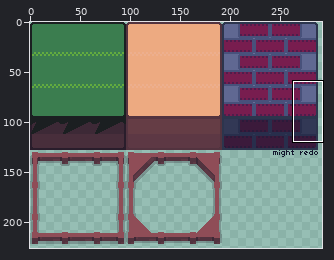
Edited in one commit: sprite sheet (Assets/Sprites/Tileset.png). Above: a wide view before the commit, with the close-up outlined.
Close-up. First the earlier version:
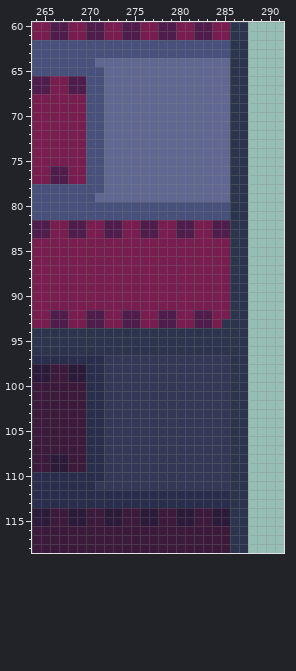
The file is 384x256 pixels. Colours within 5 levels of each other are drawn and written as one. Shown: x 264..291, y 60..118. The wide view leaves out empty margins. The commit also changed other parts of the picture, which this record leaves out.
And afterwards:
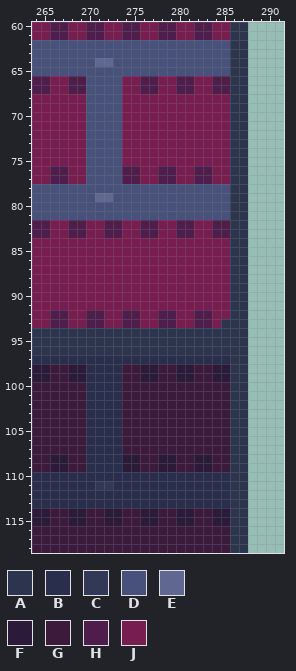
Palette (. is transparent): A #2c354d  B #282e4c  C #323855  D #48517b  E #606892  F #2b1a3a  G #3b1a3b  H #4f1d4c  J #781d4f
Diff:
@@ x 270..287 @@
  63 DDDDDDDDDDDDDDDDAA
- 64 DEEEEEEEEEEEEEEEAA
- 65 DDEEEEEEEEEEEEEEAA
- 66 DDEEEEEEEEEEEEEEAA
- 67 DDEEEEEEEEEEEEEEAA
- 68 DDEEEEEEEEEEEEEEAA
- 69 DDEEEEEEEEEEEEEEAA
- 70 DDEEEEEEEEEEEEEEAA
- 71 DDEEEEEEEEEEEEEEAA
- 72 DDEEEEEEEEEEEEEEAA
- 73 DDEEEEEEEEEEEEEEAA
- 74 DDEEEEEEEEEEEEEEAA
- 75 DDEEEEEEEEEEEEEEAA
- 76 DDEEEEEEEEEEEEEEAA
- 77 DDEEEEEEEEEEEEEEAA
- 78 DDEEEEEEEEEEEEEEAA
- 79 DEEEEEEEEEEEEEEEAA
+ 64 DEEDDDDDDDDDDDDDAA
+ 65 DDDDDDDDDDDDDDDDAA
+ 66 DDDDJJHHJJHHJJHHAA
+ 67 DDDDJJHHJJHHJJHHAA
+ 68 DDDDJJJJJJJJJJJJAA
+ 69 DDDDJJJJJJJJJJJJAA
+ 70 DDDDJJJJJJJJJJJJAA
+ 71 DDDDJJJJJJJJJJJJAA
+ 72 DDDDJJJJJJJJJJJJAA
+ 73 DDDDJJJJJJJJJJJJAA
+ 74 DDDDJJJJJJJJJJJJAA
+ 75 DDDDJJJJJJJJJJJJAA
+ 76 DDDDHHJJHHJJHHJJAA
+ 77 DDDDHHJJHHJJHHJJAA
+ 78 DDDDDDDDDDDDDDDDAA
+ 79 DEEDDDDDDDDDDDDDAA
  80 DDDDDDDDDDDDDDDDAA
@@ x 270..287 @@
  96 AAAAAAAAAAAAAAAAAA
- 97 BBCCCCCCCCCCCCCCAA
- 98 BBCCCCCCCCCCCCCCAA
- 99 BBCCCCCCCCCCCCCCAA
-100 BBCCCCCCCCCCCCCCAA
-101 BBCCCCCCCCCCCCCCAA
-102 BBCCCCCCCCCCCCCCAA
-103 BBCCCCCCCCCCCCCCAA
-104 BBCCCCCCCCCCCCCCAA
-105 BBCCCCCCCCCCCCCCAA
-106 BBCCCCCCCCCCCCCCAA
-107 BBCCCCCCCCCCCCCCAA
-108 BBCCCCCCCCCCCCCCAA
-109 BBCCCCCCCCCCCCCCAA
-110 BBCCCCCCCCCCCCCCAA
-111 BCCCCCCCCCCCCCCCAA
+ 97 BBBBBBBBBBBBBBBBAA
+ 98 BBBBGGFFGGFFGGFFAA
+ 99 BBBBGGFFGGFFGGFFAA
+100 BBBBGGGGGGGGGGGGAA
+101 BBBBGGGGGGGGGGGGAA
+102 BBBBGGGGGGGGGGGGAA
+103 BBBBGGGGGGGGGGGGAA
+104 BBBBGGGGGGGGGGGGAA
+105 BBBBGGGGGGGGGGGGAA
+106 BBBBGGGGGGGGGGGGAA
+107 BBBBGGGGGGGGGGGGAA
+108 BBBBFFGGFFGGFFGGAA
+109 BBBBFFGGFFGGFFGGAA
+110 BBBBBBBBBBBBBBBBAA
+111 BCCBBBBBBBBBBBBBAA
 112 BBBBBBBBBBBBBBBBAA
